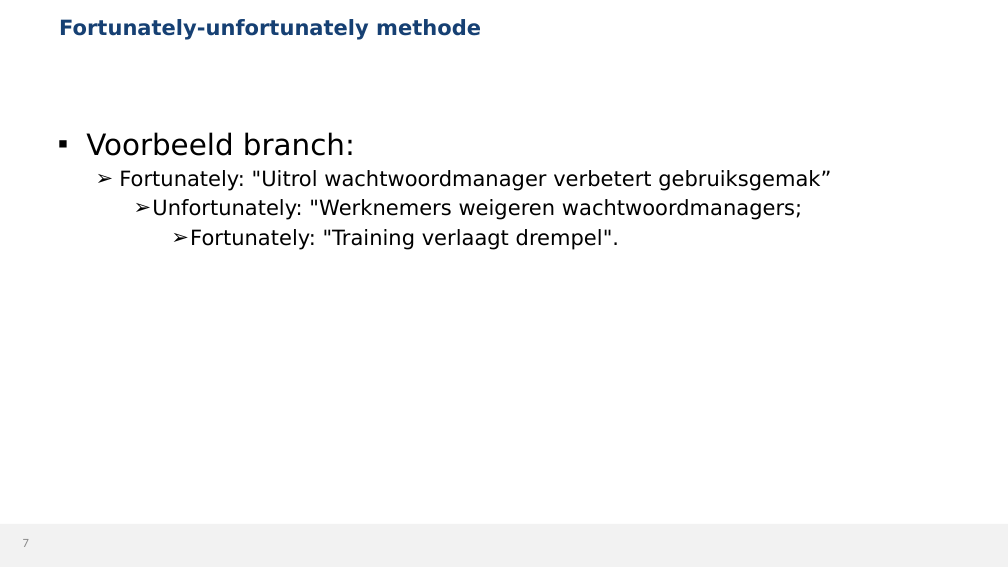
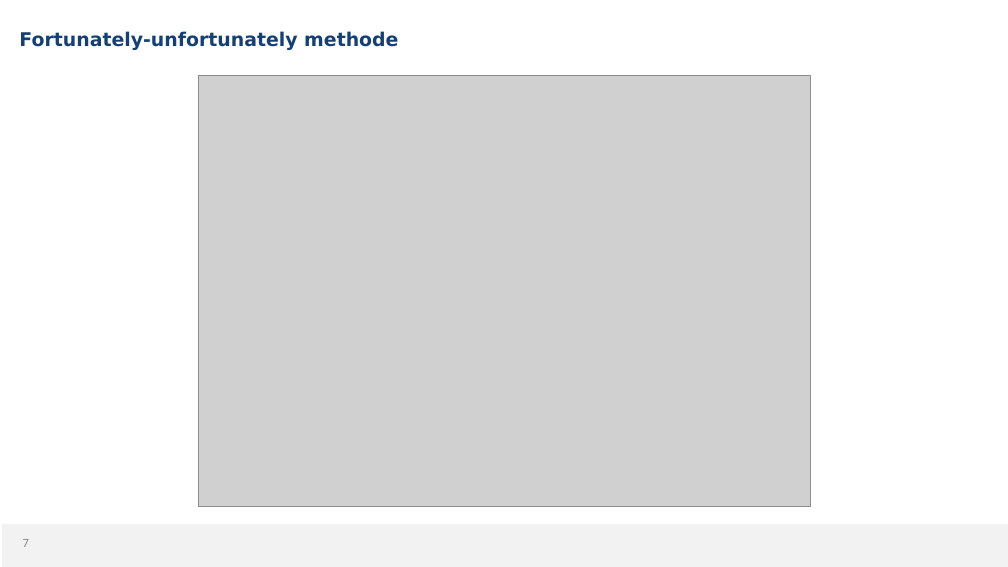
Before and after one commit to MikaG-1952764/masterproef, a slide deck: slide 7 of MP2526_Verdediging.pptx. Drawn at 1008x567 pixels with LibreOffice and Linux fonts; fonts in the diff are those of the drawing; grey boxes stand for pictures; background and template pictures are left out. Boxes give left, top, right and bottom in pixels: in the first picture for what was removed or moved away, otherwise in the second. Text is boxed around its words. In the diff, an @@ line names an element or a change of style, - is before the commit and + after.

```diff
--- a/MP2526_Verdediging.pptx
+++ b/MP2526_Verdediging.pptx
@@ title "Fortunately-unfortunately methode": place and size @@
-title "Fortunately-unfortunately methode" at (59,19,481,40)
+title "Fortunately-unfortunately methode" at (19,31,398,50)
@@ title "Fortunately-unfortunately methode" at (19,31,398,50): size 20 to 18 pt @@
@@ picture added at (198,75,810,507) @@
@@ text removed at (86,132,831,250) @@
-▪ Voorbeeld branch:
-  ➢ Fortunately: "Uitrol wachtwoordmanager verbetert gebruiksgemak”
-    ➢ Unfortunately: "Werknemers weigeren wachtwoordmanagers;
-      ➢ Fortunately: "Training verlaagt drempel".
```
Also in this commit, not shown: 3 other slides changed, 1 other file.
